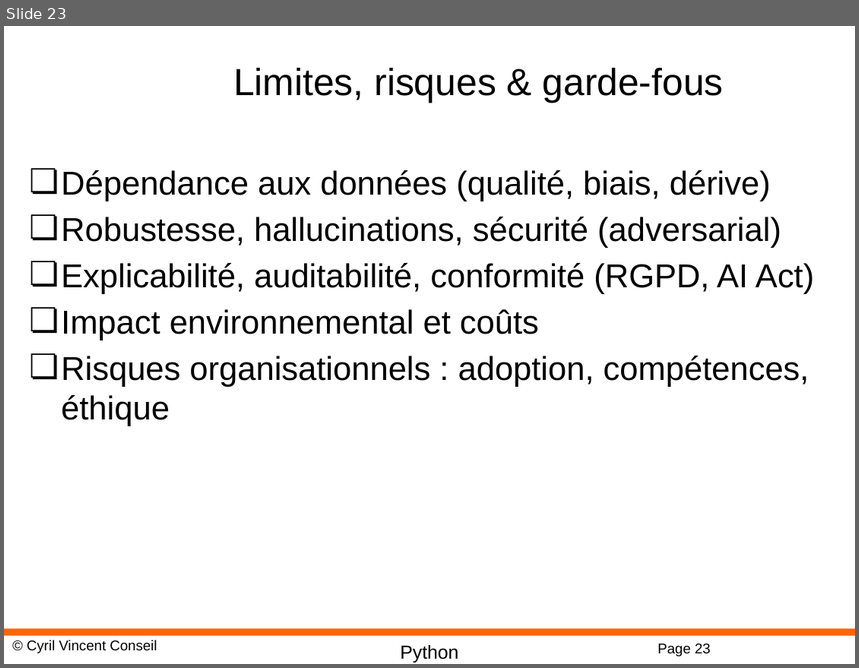
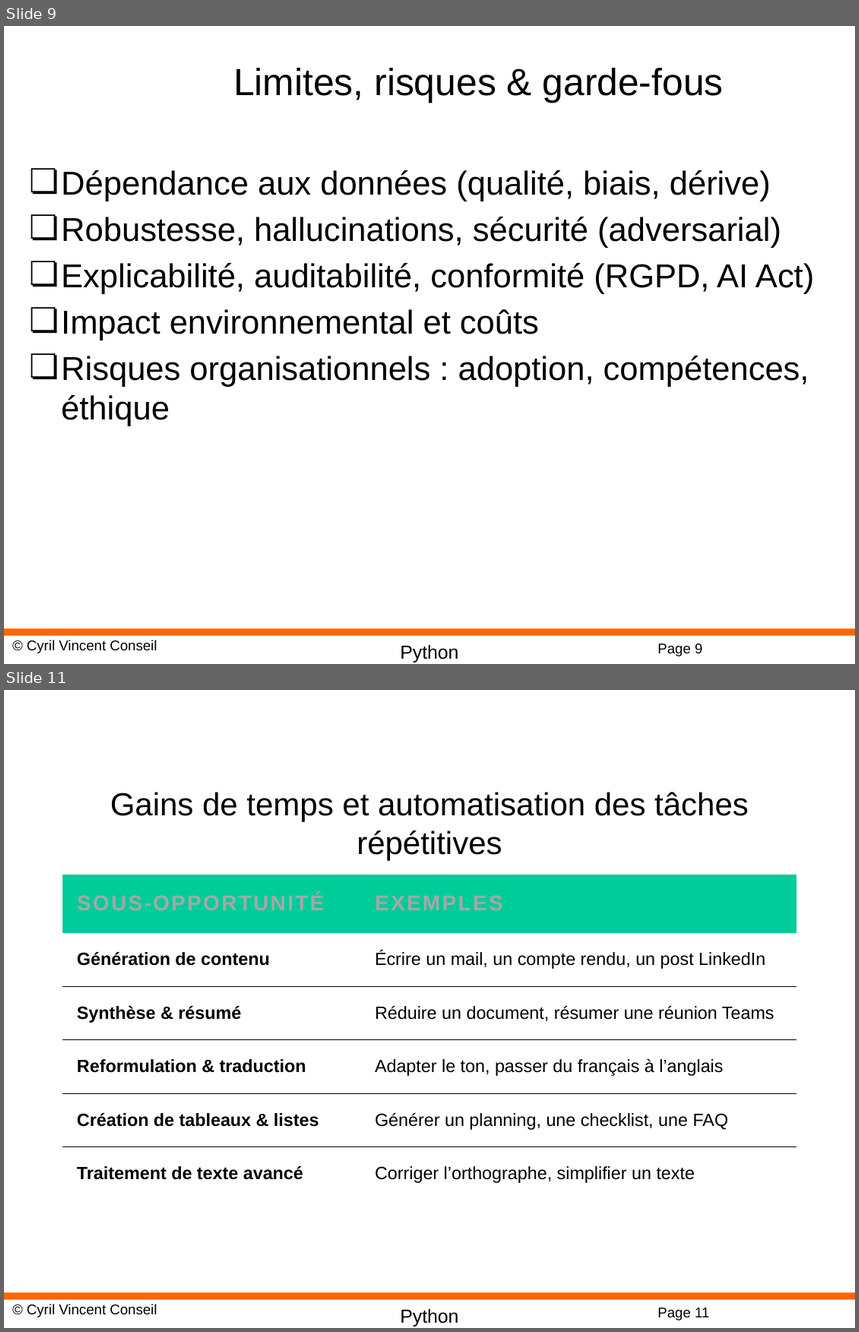
Before and after one commit to cyrilvincent/IA-LLM, a slide deck: AI01-Intro.pptx. Shown one above the other, each under a label of ours: slide 23 before the commit, slides 9 and 11 after it; the slides between them are not shown. The pictures are 859x668 and 859x1332 pixels, drawn with LibreOffice and Linux fonts; fonts in the diff are those of the drawing; background and template pictures are left out. Boxes give left, top, right and bottom in pixels: in the first picture for what was removed or moved away, otherwise in the second. Text is boxed around its words. In the diff, an @@ line names an element or a change of style, - is before the commit and + after.

```diff
--- a/AI01-Intro.pptx
+++ b/AI01-Intro.pptx
@@ slide 11 added at [4,690,855,1328], background #FFFFFF; not listed: 4 template elements that a slide beside it also shows @@
@@ title added at [110,792,749,860], 27 pt, text #000000 @@
+Gains de temps et automatisation des tâches répétitives
@@ table added at [63,875,797,1201], 6 rows, 2 columns @@
+SOUS-OPPORTUNITÉ | EXEMPLES
+Génération de contenu | Écrire un mail, un compte rendu, un post LinkedIn
+Synthèse & résumé | Réduire un document, résumer une réunion Teams
+Reformulation & traduction | Adapter le ton, passer du français à l’anglais
+Création de tableaux & listes | Générer un planning, une checklist, une FAQ
+Traitement de texte avancé | Corriger l’orthographe, simplifier un texte
@@ what was slide 23 is now slide 9 @@
@@ page number at [658,644,702,657]: text changed @@
-Page 23
+Page 9
```
Also in this commit, not shown: 7 other slides added, 27 slides removed, 15 other files.
